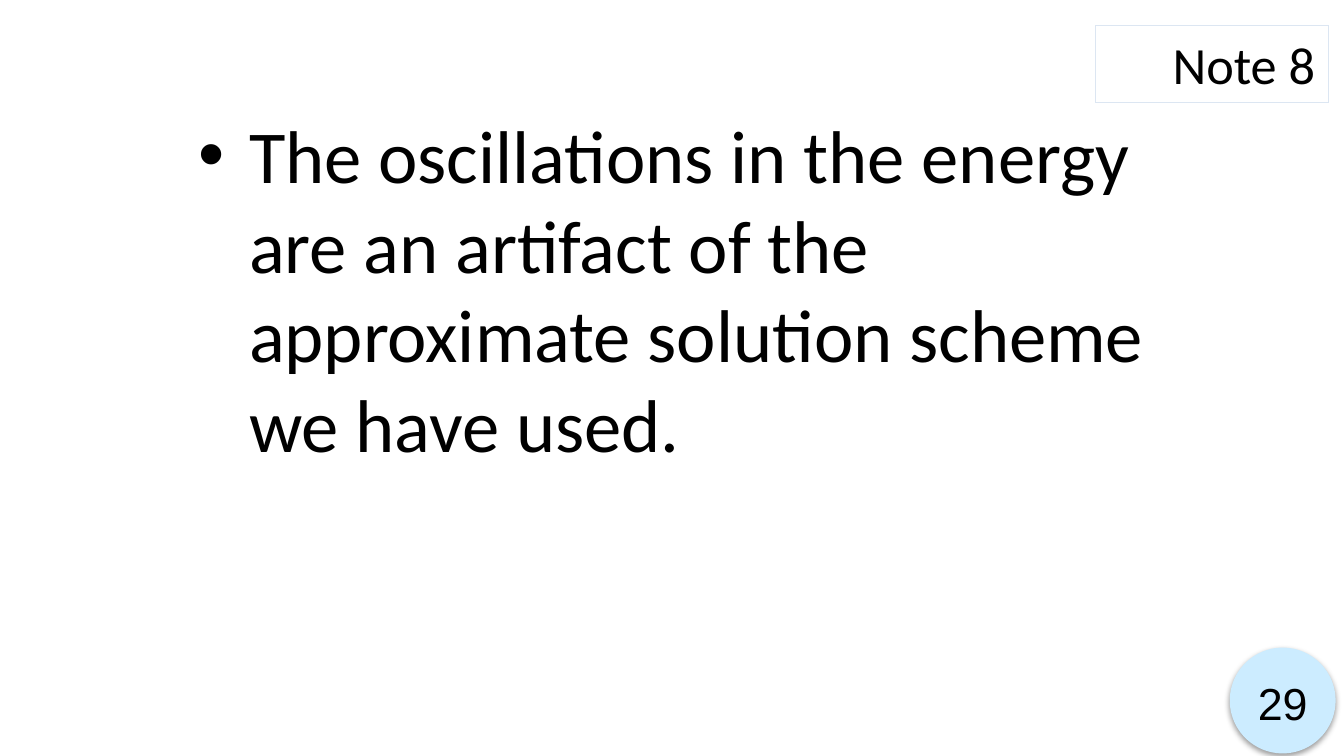
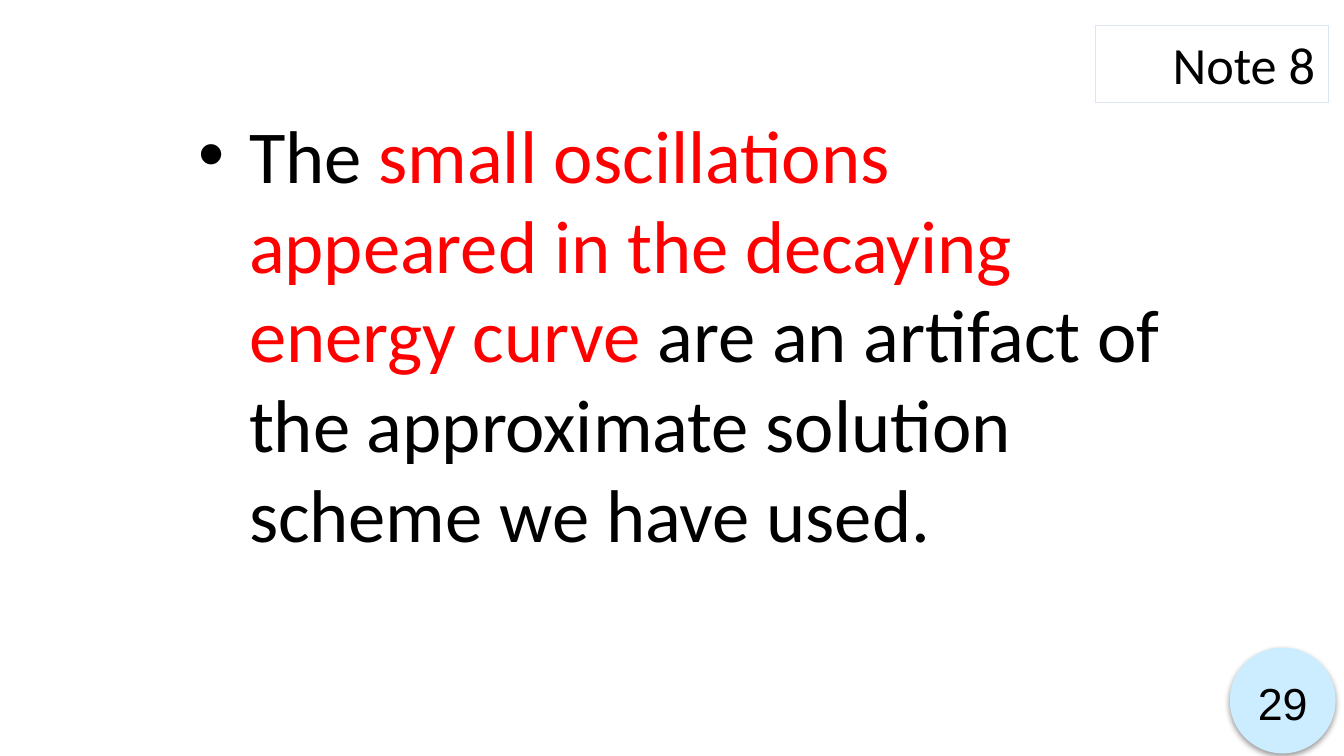
Before and after one commit to ryo0921/KyotoUx-009x, a slide deck: slide 29 of 01/Week 1-4_script.pptx. Drawn at 1344x756 pixels with LibreOffice and Linux fonts; fonts in the diff are those of the drawing. Boxes give left, top, right and bottom in pixels: in the first picture for what was removed or moved away, otherwise in the second. Text is boxed around its words. In the diff, an @@ line names an element or a change of style, - is before the commit and + after.

```diff
--- a/01/Week 1-4_script.pptx
+++ b/01/Week 1-4_script.pptx
@@ text at box(249, 131, 1159, 543): text changed @@
-• The oscillations in the energy are an artifact of the approximate solution scheme we have used.
+• The small oscillations appeared in the decaying energy curve are an artifact of the approximate solution scheme we have used.
```
Also in this commit, not shown: 8 other slides changed, 3 slides removed, 41 other files.
